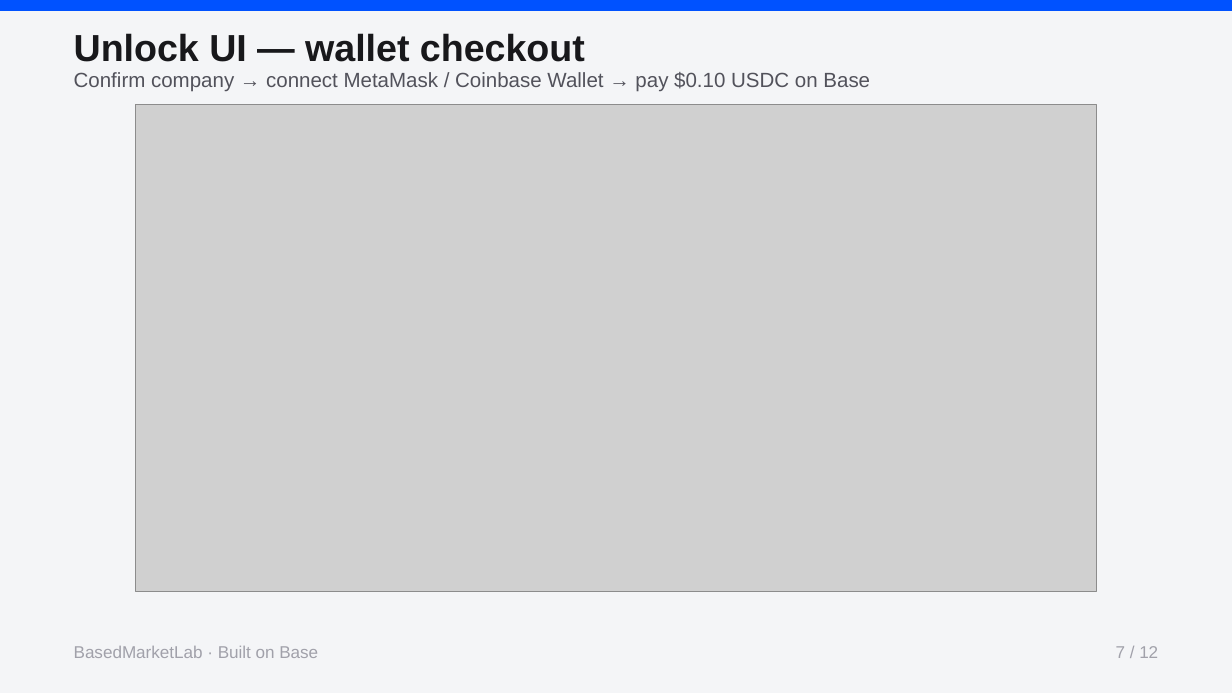
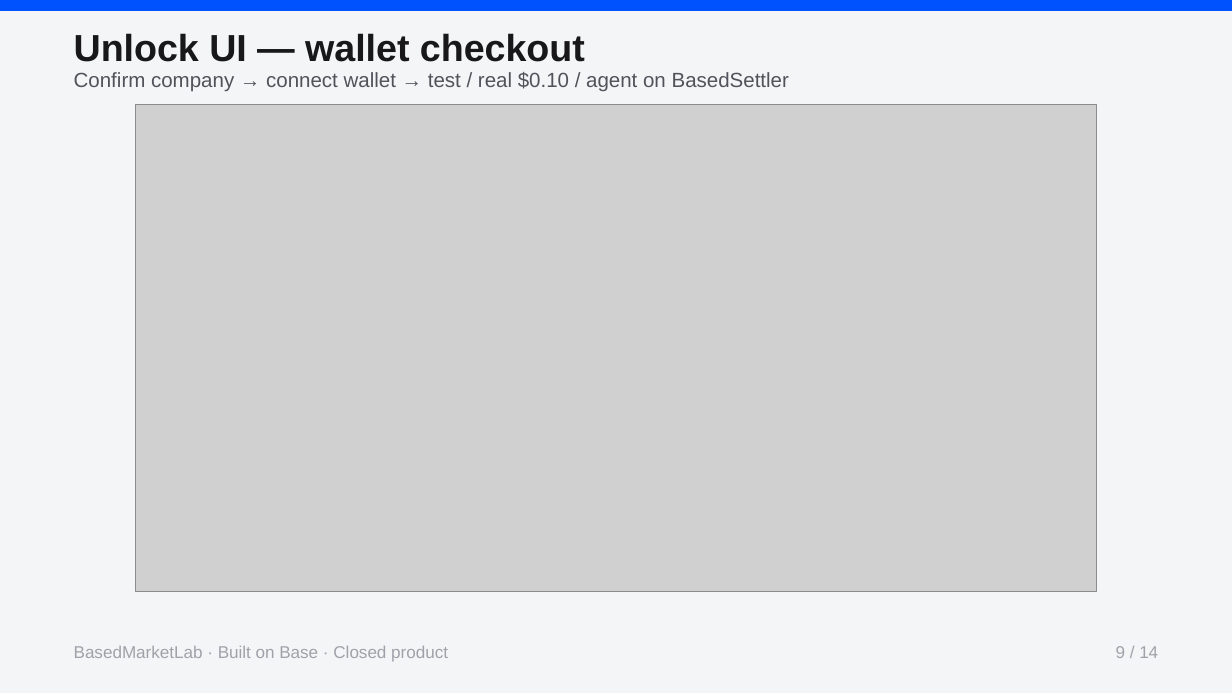
Before and after one commit to ikwo2x-ui/BasedCenter-site, a slide deck: slide 9 of presentations/BasedMarketLab-How-It-Works.pptx (slide 7 before the commit). Drawn at 1232x693 pixels with LibreOffice and Linux fonts; fonts in the diff are those of the drawing; grey boxes stand for pictures. Boxes give left, top, right and bottom in pixels: in the first picture for what was removed or moved away, otherwise in the second. Text is boxed around its words. In the diff, an @@ line names an element or a change of style, - is before the commit and + after.

Commit message:
Point live app to Vercel HTTPS; refresh BasedMarketLab deck ($0.10 USDC).
GitHub Pages is presentations + public front door only. Product source stays closed.

```diff
--- a/presentations/BasedMarketLab-How-It-Works.pptx
+++ b/presentations/BasedMarketLab-How-It-Works.pptx
@@ text at <box>74,72,789,92</box>: text changed @@
-Confirm company → connect MetaMask / Coinbase Wallet → pay $0.10 USDC on Base
+Confirm company → connect wallet → test / real $0.10 / agent on BasedSettler
@@ text at <box>74,646,448,661</box>: text changed @@
-BasedMarketLab · Built on Base
+BasedMarketLab · Built on Base · Closed product
@@ text at <box>1116,646,1158,658</box>: text changed @@
-7 / 12
+9 / 14
```
Also in this commit, not shown: 9 other slides changed, 4 slides added, 2 slides removed, 4 other files.
